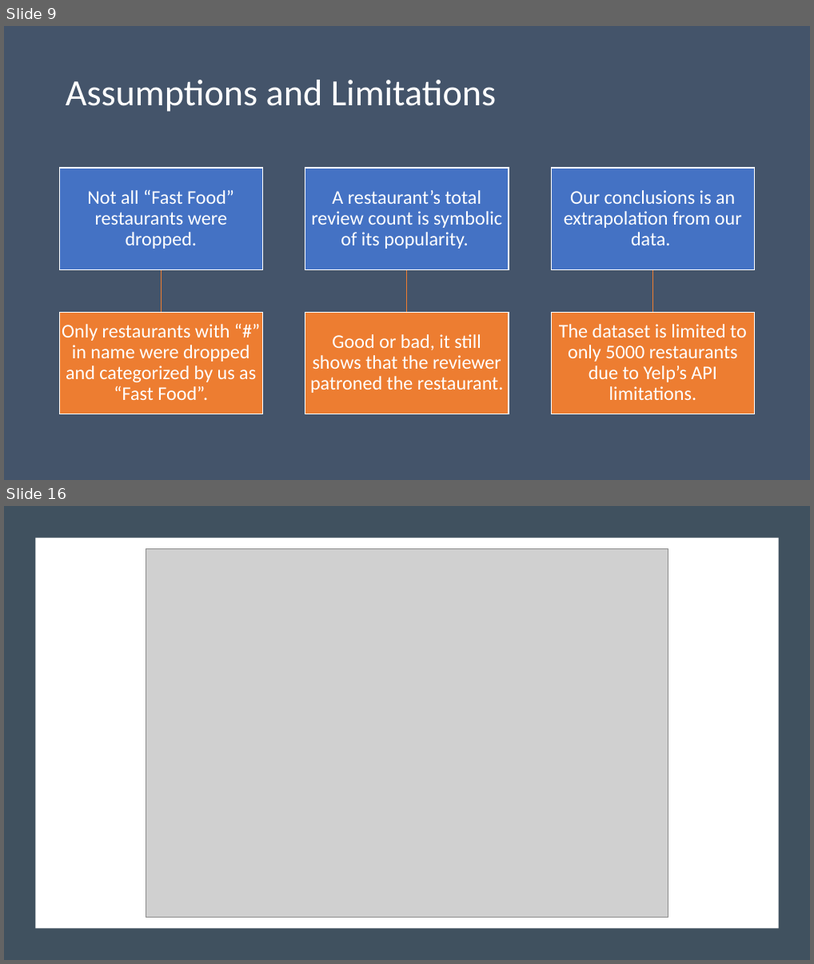
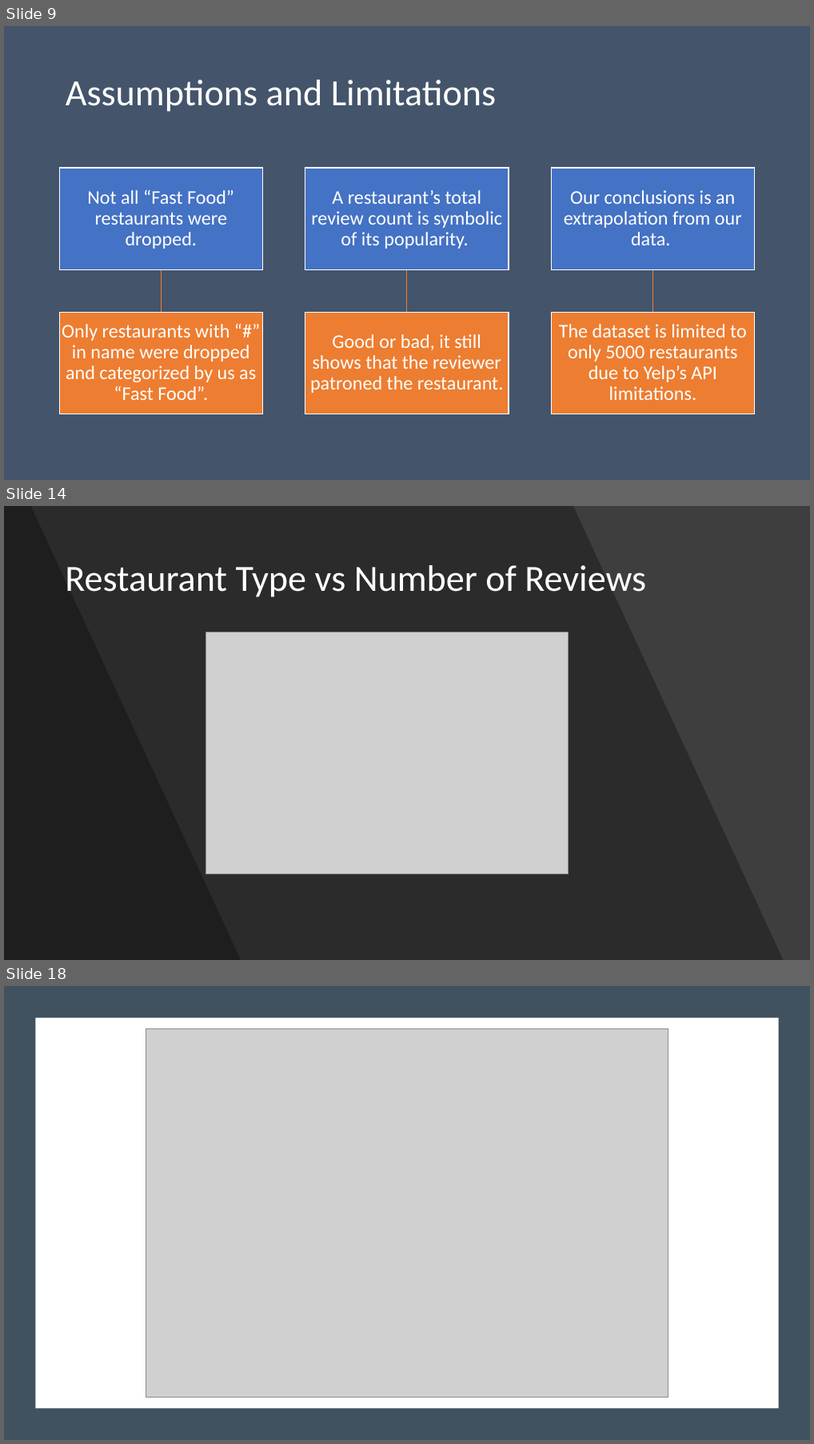
Before and after one commit to ryankchang/project1, a slide deck: GoodEats.pptx. Shown one above the other, each under a label of ours: slides 9 and 16 before the commit, slides 9, 14 and 18 after it; the slides between them are not shown. The pictures are 814x964 and 814x1444 pixels, drawn with LibreOffice and Linux fonts; fonts in the diff are those of the drawing; grey boxes stand for pictures. Boxes give left, top, right and bottom in pixels: in the first picture for what was removed or moved away, otherwise in the second. Text is boxed around its words. In the diff, an @@ line names an element or a change of style, - is before the commit and + after.

```diff
--- a/GoodEats.pptx
+++ b/GoodEats.pptx
@@ slide 14 added at [4, 506, 810, 960], background #454545 @@
@@ rectangle added at [4, 506, 810, 960], fill #000000 at 9% opacity @@
@@ freeform shape added at [4, 506, 784, 960], fill #000000 at 30% opacity @@
@@ freeform shape added at [4, 506, 241, 960], fill #000000 at 30% opacity @@
@@ title added at [65, 565, 646, 597], 44 pt, text #FFFFFF @@
+Restaurant Type vs Number of Reviews
@@ picture added at [206, 632, 569, 874] @@
@@ what was slide 16 is now slide 18 @@
```
Also in this commit, not shown: 6 slides changed, 1 other slide added.
